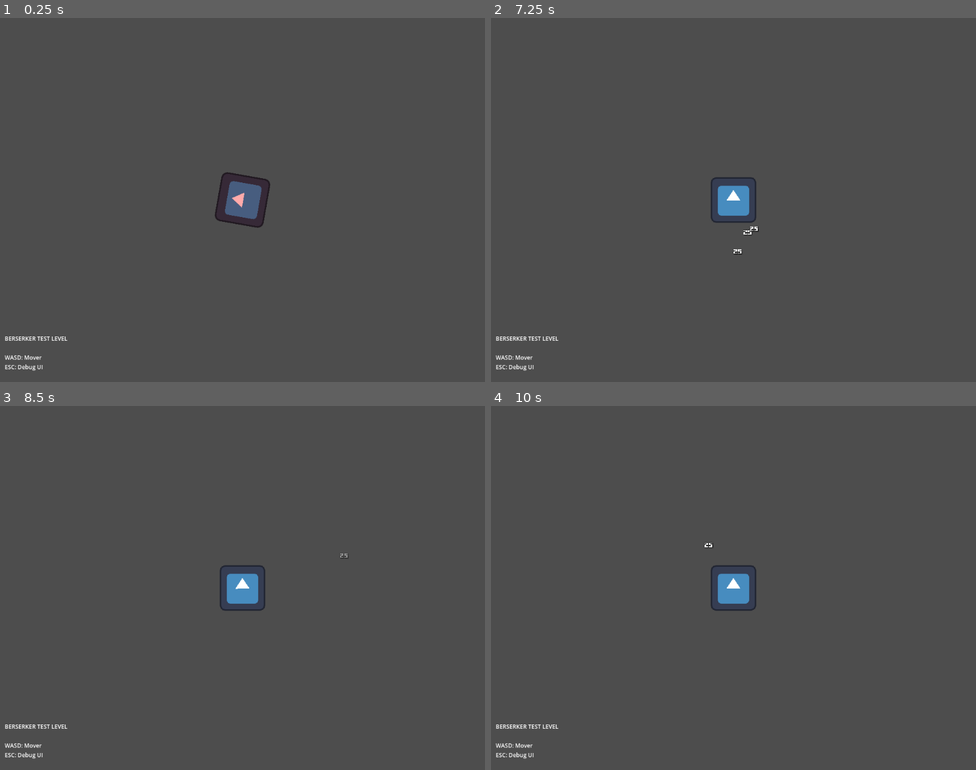
Above: before the commit, frames 1-4 (two rows, left to right).
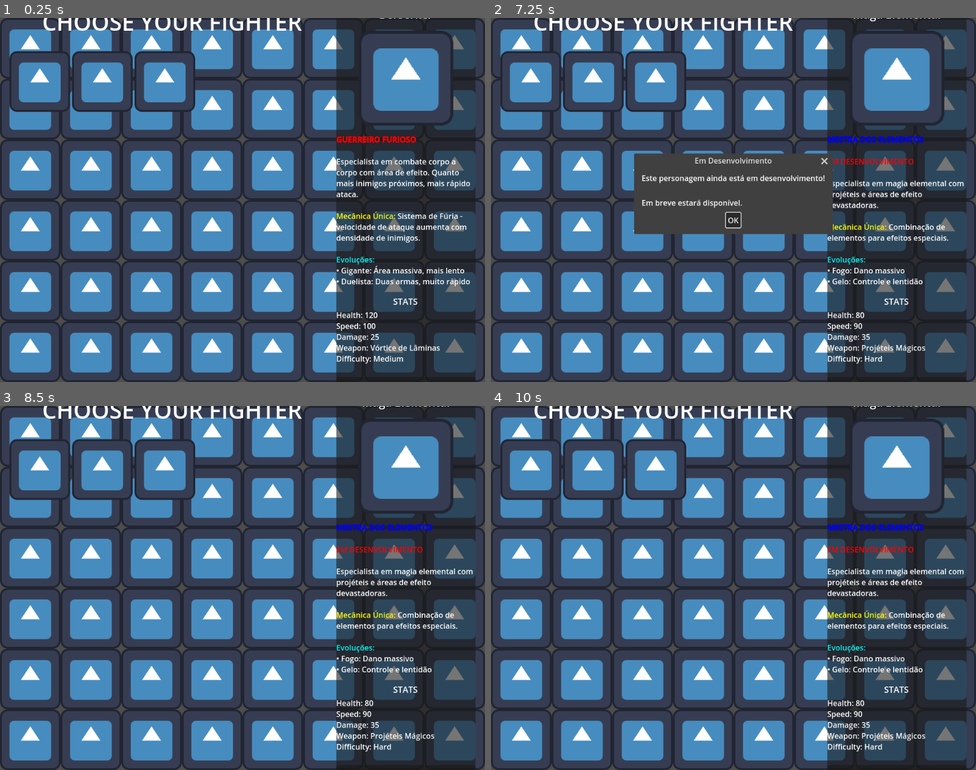
Above: after the commit, the same moments.

Repository: WILL-JKI/SurvivorLike
Game: Godot game, scene res://UI/CharacterSelection.tscn
Two runs of this game, one before a commit and one after it. Both use one fixed random seed, a clock stepped at 60 frames per second and the inputs below. Before the commit the project starts from res://levels/Debug/BerserkerTestLevel.tscn. The engine's default icon, where the game draws it, is replaced by a stand-in: a white triangle on a blue panel in a dark square.
Inputs (mouse positions are in pixels of both pictures, inside the frame that each line leads up to):
- Up to frame 1 (0.25 s): no input
- Up to frame 2 (7.25 s): click (529, 79) at 0.52 s; click (592, 79) at 1.27 s; click (655, 79) at 2.02 s; tap Enter (ui_accept) at 2.75, 3.6, 3.77, 4.07, 6.6, 6.77, 7.07 s; move the mouse to (840, 181) at 2.77 s; hold D (move_right) 2.78-3.53 s; hold Enter (ui_accept) 2.78-3.53 s; move the mouse to (636, 218) at 3.52 s; hold S (move_down) 3.53-4.25 s; click (733, 221) at 4.25 s, where only the run after the commit has a clickable "OK"; move the mouse to (782, 119) at 5.02 s; hold D (move_right) 5.03-5.75 s; hold Enter (ui_accept) 5.03-5.75 s; click (733, 221) at 5.75 s, where only the run after the commit has a clickable "OK"; move the mouse to (709, 272) at 6.52 s; hold W (move_up) from 6.53 s (still down)
- Up to frame 3 (8.5 s): move the mouse to (388, 642) at 7.27 s; release W (move_up) at 7.28 s; hold Enter (ui_accept) 7.28-8.03 s; hold A (move_left) from 7.28 s (still down); tap Escape (ui_cancel) at 7.9 s; move the mouse to (97, 533) at 8.02 s; tap Enter (ui_accept) at 8.1, 8.27 s
- Up to frame 4 (10 s): tap Enter (ui_accept) at 8.57, 9.6, 9.77 s; move the mouse to (757, 588) at 8.77 s; release A (move_left) at 8.78 s; hold S (move_down) 8.78-9.53 s; hold Enter (ui_accept) 8.78-9.53 s; move the mouse to (660, 497) at 9.52 s; hold D (move_right) from 9.53 s (still down)

The runs differ from the first frame. In frame 1, 68% of the frame differs, in the area x 0-100%, y 0-100%; in frame 2, 63%; in frame 3, 68%; in frame 4, 68%.

Commit message:
feat: implementar sistema completo de seleção de personagens
SISTEMA DE SELEÇÃO IMPLEMENTADO:

🎮 CharacterResource.gd:
- Resource base para definir personagens
- Stats, descrições, caminhos de cena
- Função get_stats_text() para exibição

🎯 GameManager.gd (Singleton):
- Gerencia personagem selecionado globalmente
- Controla transição entre cenas
- Sistema de estatísticas de sessão
- Função start_game() inteligente por personagem

🖼️ CharacterSelect.gd:
- Grid automático de personagens (estilo Smash Bros)
- Painel de informações dinâmico
- Bordas de foco/seleção estilizadas
- Navegação por mouse e teclado
- Personagens padrão criados automaticamente

🎨 CharacterSelection.tscn:
- Layout responsivo (70% grid, 30% info)
- Título estilizado 'CHOOSE YOUR FIGHTER'
- Painel de informações completo
- Botão START com validação

📋 Recursos Incluídos:
- Berserker: Implementado e funcional
- Rat King: Implementado e funcional
- Maga: Placeholder para desenvolvimento

🔧 Configuração:
- GameManager adicionado como AutoLoad
- Main scene configurada para CharacterSelection
- Guia de criação de Resources incluído

O sistema está pronto para uso e expansão!

Diff:
--- /dev/null
+++ b/UI/CharacterSelect.gd
@@ -0,0 +1,244 @@
+extends Control
+class_name CharacterSelect
+
+# Array de personagens disponíveis
+@export var available_characters: Array[CharacterResource] = []
+
+# Referências dos nós
+@onready var character_grid: GridContainer = $MainLayout/LeftColumn/GridContainer
+@onready var character_name_label: Label = $MainLayout/RightInfoPanel/VBoxContainer/CharacterName
+@onready var big_portrait: TextureRect = $MainLayout/RightInfoPanel/VBoxContainer/BigPortrait
+@onready var description_label: RichTextLabel = $MainLayout/RightInfoPanel/VBoxContainer/Description
+@onready var stats_label: RichTextLabel = $MainLayout/RightInfoPanel/VBoxContainer/Stats/StatsText
+@onready var start_button: Button = $MainLayout/RightInfoPanel/VBoxContainer/StartButton
+
+# Personagem atualmente selecionado
+var current_character: CharacterResource = null
+var character_buttons: Array[TextureButton] = []
+
+func _ready():
+	print("CharacterSelect: Inicializando tela de seleção")
+
+	# Configurar grid
+	character_grid.columns = 3  # 3 colunas para os personagens
+
+	# Conectar sinal do botão start
+	start_button.pressed.connect(_on_start_button_pressed)
+	start_button.disabled = true  # Desabilitado até selecionar personagem
+
+	# Criar personagens padrão se array estiver vazio
+	if available_characters.is_empty():
+		create_default_characters()
+
+	# Popular grid com personagens
+	populate_character_grid()
+
+	# Selecionar primeiro personagem por padrão
+	if available_characters.size() > 0:
+		select_character(available_characters[0])
+
+func create_default_characters():
+	# Criar recursos padrão dos personagens
+	print("CharacterSelect: Criando personagens padrão")
+
+	# Berserker
+	var berserker = CharacterResource.new()
+	berserker.character_name = "Berserker"
+	berserker.character_id = "berserker"
+	berserker.description = "[color=red][b]GUERREIRO FURIOSO[/b][/color]\n\nEspecialista em combate corpo a corpo com área de efeito. Quanto mais inimigos próximos, mais rápido ataca.\n\n[color=yellow]Mecânica Única:[/color] Sistema de Fúria - velocidade de ataque aumenta com densidade de inimigos.\n\n[color=cyan]Evoluções:[/color]\n• Gigante: Área massiva, mais lento\n• Duelista: Duas armas, muito rápido"
+	berserker.player_scene_path = "res://Characters/Berserker/BerserkerPlayer.tscn"
+	berserker.base_health = 120.0
+	berserker.base_speed = 100.0
+	berserker.base_damage = 25.0
+	berserker.weapon_type = "Vórtice de Lâminas"
+	berserker.character_class = "Melee DPS"
+	berserker.difficulty = "Medium"
+	berserker.special_ability = "Fúria Crescente"
+	berserker.portrait_texture = preload("res://icon.svg")  # Placeholder
+	berserker.big_portrait_texture = preload("res://icon.svg")  # Placeholder
+
+	# Rei dos Ratos
+	var rat_king = CharacterResource.new()
+	rat_king.character_name = "Rei dos Ratos"
+	rat_king.character_id = "rat_king"
+	rat_king.description = "[color=purple][b]INVOCADOR SOMBRIO[/b][/color]\n\nComanda uma horda de ratos minions que lutam por você. Estratégia baseada em números e controle.\n\n[color=yellow]Mecânica Única:[/color] Invocação automática de minions com diferentes comportamentos.\n\n[color=cyan]Evoluções:[/color]\n• Enxame: Muitos ratos fracos\n• Fera: Poucos ratos gigantes"
+	rat_king.player_scene_path = "res://Characters/RatKing/RatKing.tscn"
+	rat_king.base_health = 100.0
+	rat_king.base_speed = 120.0
+	rat_king.base_damage = 10.0
+	rat_king.weapon_type = "Horda de Minions"
+	rat_king.character_class = "Summoner"
+	rat_king.difficulty = "Easy"
+	rat_king.special_ability = "Invocação Automática"
+	rat_king.portrait_texture = preload("res://icon.svg")  # Placeholder
+	rat_king.big_portrait_texture = preload("res://icon.svg")  # Placeholder
+
+	# Maga (placeholder para futuro)
+	var mage = CharacterResource.new()
+	mage.character_name = "Maga Elemental"
+	mage.character_id = "mage"
+	mage.description = "[color=blue][b]MESTRA DOS ELEMENTOS[/b][/color]\n\n[color=red]EM DESENVOLVIMENTO[/color]\n\nEspecialista em magia elemental com projéteis e áreas de efeito devastadoras.\n\n[color=yellow]Mecânica Única:[/color] Combinação de elementos para efeitos especiais.\n\n[color=cyan]Evoluções:[/color]\n• Fogo: Dano massivo\n• Gelo: Controle e lentidão"
+	mage.player_scene_path = ""  # Ainda não implementado
+	mage.base_health = 80.0
+	mage.base_speed = 90.0
+	mage.base_damage = 35.0
+	mage.weapon_type = "Projéteis Mágicos"
+	mage.character_class = "Ranged DPS"
+	mage.difficulty = "Hard"
+	mage.special_ability = "Combinação Elemental"
+	mage.portrait_texture = preload("res://icon.svg")  # Placeholder
+	mage.big_portrait_texture = preload("res://icon.svg")  # Placeholder
+
+	available_characters = [berserker, rat_king, mage]
+
+func populate_character_grid():
+	print("CharacterSelect: Populando grid com %d personagens" % available_characters.size())
+
+	# Limpar grid existente
+	for child in character_grid.get_children():
+		child.queue_free()
+
+	character_buttons.clear()
+
+	# Criar botão para cada personagem
+	for i in range(available_characters.size()):
+		var character = available_characters[i]
+		var button = create_character_button(character, i)
+		character_grid.add_child(button)
+		character_buttons.append(button)
+
+func create_character_button(character: CharacterResource, index: int) -> TextureButton:
+	var button = TextureButton.new()
+
+	# Configurar textura
+	button.texture_normal = character.portrait_texture
+	button.custom_minimum_size = Vector2(120, 120)
+	button.stretch_mode = TextureButton.STRETCH_KEEP_ASPECT_CENTERED
+
+	# Configurar estilo (borda de foco estilo Smash Bros)
+	var style_normal = StyleBoxFlat.new()
+	style_normal.bg_color = Color.TRANSPARENT
+	style_normal.border_width_left = 2
+	style_normal.border_width_right = 2
+	style_normal.border_width_top = 2
+	style_normal.border_width_bottom = 2
+	style_normal.border_color = Color.GRAY
+
+	var style_hover = StyleBoxFlat.new()
+	style_hover.bg_color = Color(1, 1, 1, 0.1)
+	style_hover.border_width_left = 3
+	style_hover.border_width_right = 3
+	style_hover.border_width_top = 3
+	style_hover.border_width_bottom = 3
+	style_hover.border_color = Color.YELLOW
+
+	var style_pressed = StyleBoxFlat.new()
+	style_pressed.bg_color = Color(1, 1, 0, 0.2)
+	style_pressed.border_width_left = 4
+	style_pressed.border_width_right = 4
+	style_pressed.border_width_top = 4
+	style_pressed.border_width_bottom = 4
+	style_pressed.border_color = Color.ORANGE
+
+	button.add_theme_stylebox_override("normal", style_normal)
+	button.add_theme_stylebox_override("hover", style_hover)
+	button.add_theme_stylebox_override("pressed", style_pressed)
+	button.add_theme_stylebox_override("focus", style_hover)
+
+	# Conectar sinais
+	button.pressed.connect(_on_character_button_pressed.bind(character))
+	button.mouse_entered.connect(_on_character_button_hover.bind(character))
+	button.focus_entered.connect(_on_character_button_hover.bind(character))
+
+	# Tooltip
+	button.tooltip_text = character.character_name
+
+	return button
+
+func _on_character_button_pressed(character: CharacterResource):
+	select_character(character)
+	print("CharacterSelect: Personagem selecionado - ", character.character_name)
+
+func _on_character_button_hover(character: CharacterResource):
+	update_info_panel(character)
+
+func select_character(character: CharacterResource):
+	current_character = character
+	update_info_panel(character)
+	start_button.disabled = false
+
+	# Atualizar estilo dos botões para mostrar seleção
+	update_button_selection()
+
+func update_button_selection():
+	for i in range(character_buttons.size()):
+		var button = character_buttons[i]
+		var character = available_characters[i]
+
+		if character == current_character:
+			# Estilo de selecionado
+			var style_selected = StyleBoxFlat.new()
+			style_selected.bg_color = Color(0, 1, 0, 0.3)
+			style_selected.border_width_left = 4
+			style_selected.border_width_right = 4
+			style_selected.border_width_top = 4
+			style_selected.border_width_bottom = 4
+			style_selected.border_color = Color.GREEN
+			button.add_theme_stylebox_override("normal", style_selected)
+		else:
+			# Estilo normal
+			var style_normal = StyleBoxFlat.new()
+			style_normal.bg_color = Color.TRANSPARENT
+			style_normal.border_width_left = 2
+			style_normal.border_width_right = 2
+			style_normal.border_width_top = 2
+			style_normal.border_width_bottom = 2
+			style_normal.border_color = Color.GRAY
+			button.add_theme_stylebox_override("normal", style_normal)
+
+func update_info_panel(character: CharacterResource):
+	if not character:
+		return
+
+	# Atualizar informações do painel
+	character_name_label.text = character.character_name
+	big_portrait.texture = character.big_portrait_texture
+	description_label.text = character.description
+	stats_label.text = character.get_stats_text()
+
+	print("CharacterSelect: Painel atualizado para ", character.character_name)
+
+func _on_start_button_pressed():
+	if not current_character:
+		print("CharacterSelect: ERRO - Nenhum personagem selecionado!")
+		return
+
+	# Verificar se personagem está implementado
+	if current_character.player_scene_path.is_empty():
+		print("CharacterSelect: Personagem ainda não implementado!")
+		# Mostrar mensagem de "Em desenvolvimento"
+		show_development_message()
+		return
+
+	# Salvar seleção no GameManager
+	GameManager.select_character(current_character)
+
+	# Iniciar jogo
+	GameManager.start_game()
+
+func show_development_message():
+	# Criar popup simples para personagens não implementados
+	var popup = AcceptDialog.new()
+	popup.dialog_text = "Este personagem ainda está em desenvolvimento!\n\nEm breve estará disponível."
+	popup.title = "Em Desenvolvimento"
+	add_child(popup)
+	popup.popup_centered()
+	popup.confirmed.connect(popup.queue_free)
+
+# Input handling para navegação com teclado
+func _input(event):
+	if event.is_action_pressed("ui_accept") and current_character:
+		_on_start_button_pressed()
+	elif event.is_action_pressed("ui_cancel"):
+		# Voltar ao menu principal (se existir)
+		get_tree().quit()
--- /dev/null
+++ b/UI/CharacterSelection.tscn
@@ -0,0 +1,121 @@
+[gd_scene load_steps=3 format=3 uid="uid://character_selection"]
+
+[ext_resource type="Script" path="res://UI/CharacterSelect.gd" id="1"]
+[ext_resource type="Texture2D" uid="uid://bo81ugt0qja6s" path="res://icon.svg" id="2"]
+
+[node name="CharacterSelection" type="Control"]
+layout_mode = 3
+anchors_preset = 15
+anchor_right = 1.0
+anchor_bottom = 1.0
+script = ExtResource("1")
+
+[node name="Background" type="TextureRect" parent="."]
+layout_mode = 1
+anchors_preset = 15
+anchor_right = 1.0
+anchor_bottom = 1.0
+texture = ExtResource("2")
+expand_mode = 1
+stretch_mode = 1
+
+[node name="MainLayout" type="HBoxContainer" parent="."]
+layout_mode = 1
+anchors_preset = 15
+anchor_right = 1.0
+anchor_bottom = 1.0
+offset_left = 20.0
+offset_top = 20.0
+offset_right = -20.0
+offset_bottom = -20.0
+
+[node name="LeftColumn" type="VBoxContainer" parent="MainLayout"]
+layout_mode = 2
+size_flags_horizontal = 3
+size_flags_stretch_ratio = 0.7
+
+[node name="Title" type="Label" parent="MainLayout/LeftColumn"]
+layout_mode = 2
+theme_override_font_sizes/font_size = 48
+text = "CHOOSE YOUR FIGHTER"
+horizontal_alignment = 1
+
+[node name="Spacer" type="Control" parent="MainLayout/LeftColumn"]
+layout_mode = 2
+custom_minimum_size = Vector2(0, 20)
+
+[node name="GridContainer" type="GridContainer" parent="MainLayout/LeftColumn"]
+layout_mode = 2
+size_flags_vertical = 3
+columns = 3
+
+[node name="RightInfoPanel" type="PanelContainer" parent="MainLayout"]
+layout_mode = 2
+size_flags_horizontal = 3
+size_flags_stretch_ratio = 0.3
+
+[node name="VBoxContainer" type="VBoxContainer" parent="MainLayout/RightInfoPanel"]
+layout_mode = 2
+
+[node name="CharacterName" type="Label" parent="MainLayout/RightInfoPanel/VBoxContainer"]
+layout_mode = 2
+theme_override_font_sizes/font_size = 24
+text = "Selecione um Personagem"
+horizontal_alignment = 1
+
+[node name="Spacer" type="Control" parent="MainLayout/RightInfoPanel/VBoxContainer"]
+layout_mode = 2
+custom_minimum_size = Vector2(0, 10)
+
+[node name="BigPortrait" type="TextureRect" parent="MainLayout/RightInfoPanel/VBoxContainer"]
+layout_mode = 2
+custom_minimum_size = Vector2(200, 200)
+texture = ExtResource("2")
+expand_mode = 1
+stretch_mode = 5
+
+[node name="Spacer2" type="Control" parent="MainLayout/RightInfoPanel/VBoxContainer"]
+layout_mode = 2
+custom_minimum_size = Vector2(0, 10)
+
+[node name="Description" type="RichTextLabel" parent="MainLayout/RightInfoPanel/VBoxContainer"]
+layout_mode = 2
+size_flags_vertical = 3
+bbcode_enabled = true
+text = "Selecione um personagem para ver suas informações."
+fit_content = true
+scroll_active = false
+
+[node name="Spacer3" type="Control" parent="MainLayout/RightInfoPanel/VBoxContainer"]
+layout_mode = 2
+custom_minimum_size = Vector2(0, 10)
+
+[node name="Stats" type="VBoxContainer" parent="MainLayout/RightInfoPanel/VBoxContainer"]
+layout_mode = 2
+
+[node name="StatsTitle" type="Label" parent="MainLayout/RightInfoPanel/VBoxContainer/Stats"]
+layout_mode = 2
+theme_override_font_sizes/font_size = 18
+text = "STATS"
+horizontal_alignment = 1
+
+[node name="StatsText" type="RichTextLabel" parent="MainLayout/RightInfoPanel/VBoxContainer/Stats"]
+layout_mode = 2
+custom_minimum_size = Vector2(0, 100)
+bbcode_enabled = true
+text = "Health: --
+Speed: --
+Damage: --
+Weapon: --"
+fit_content = true
+scroll_active = false
+
+[node name="Spacer4" type="Control" parent="MainLayout/RightInfoPanel/VBoxContainer"]
+layout_mode = 2
+custom_minimum_size = Vector2(0, 20)
+
+[node name="StartButton" type="Button" parent="MainLayout/RightInfoPanel/VBoxContainer"]
+layout_mode = 2
+theme_override_font_sizes/font_size = 20
+text = "START GAME"
+disabled = true
--- /dev/null
+++ b/_Core/CharacterResource.gd
@@ -0,0 +1,34 @@
+extends Resource
+class_name CharacterResource
+
+# Resource base para definir personagens selecionáveis
+
+@export var character_name: String = ""
+@export var character_id: String = ""
+@export var portrait_texture: Texture2D
+@export var big_portrait_texture: Texture2D
+@export var description: String = ""
+@export var player_scene_path: String = ""
+
+# Stats iniciais para exibição
+@export_group("Base Stats")
+@export var base_health: float = 100.0
+@export var base_speed: float = 100.0
+@export var base_damage: float = 20.0
+@export var weapon_type: String = ""
+
+# Informações adicionais
+@export_group("Character Info")
+@export var character_class: String = ""
+@export var difficulty: String = "Medium"
+@export var special_ability: String = ""
+
+func get_stats_text() -> String:
+	var stats = []
+	stats.append("Health: %.0f" % base_health)
+	stats.append("Speed: %.0f" % base_speed)
+	stats.append("Damage: %.0f" % base_damage)
+	stats.append("Weapon: %s" % weapon_type)
+	stats.append("Difficulty: %s" % difficulty)
+
+	return "\n".join(stats)
--- /dev/null
+++ b/_Core/GameManager.gd
@@ -0,0 +1,79 @@
+extends Node
+# Singleton para gerenciar estado global do jogo
+
+# Personagem selecionado
+var selected_character: CharacterResource = null
+
+# Configurações de jogo
+var current_level: String = ""
+var game_paused: bool = false
+
+# Estatísticas da sessão
+var session_stats: Dictionary = {
+	"enemies_killed": 0,
+	"xp_gained": 0,
+	"time_played": 0.0,
+	"level_reached": 1
+}
+
+func _ready():
+	print("GameManager: Sistema inicializado")
+
+# Função para selecionar personagem
+func select_character(character: CharacterResource):
+	selected_character = character
+	print("GameManager: Personagem selecionado - ", character.character_name)
+
+# Função para iniciar jogo com personagem selecionado
+func start_game(level_scene: String = ""):
+	if not selected_character:
+		print("GameManager: ERRO - Nenhum personagem selecionado!")
+		return false
+
+	# Definir cena do level
+	if level_scene.is_empty():
+		# Usar level padrão baseado no personagem
+		match selected_character.character_id:
+			"berserker":
+				level_scene = "res://levels/Debug/BerserkerTestLevel.tscn"
+			"rat_king":
+				level_scene = "res://levels/Debug/DebugLevel.tscn"
+			_:
+				level_scene = "res://levels/Debug/DebugLevel.tscn"
+
+	current_level = level_scene
+
+	# Resetar estatísticas da sessão
+	reset_session_stats()
+
+	# Mudar para a cena do jogo
+	get_tree().change_scene_to_file(level_scene)
+
+	print("GameManager: Jogo iniciado com ", selected_character.character_name)
+	return true
+
+# Função para voltar ao menu de seleção
+func return_to_character_select():
+	get_tree().change_scene_to_file("res://UI/CharacterSelection.tscn")
+
+# Resetar estatísticas da sessão
+func reset_session_stats():
+	session_stats = {
+		"enemies_killed": 0,
+		"xp_gained": 0,
+		"time_played": 0.0,
+		"level_reached": 1
+	}
+
+# Atualizar estatísticas
+func add_enemy_killed():
+	session_stats.enemies_killed += 1
+
+func add_xp_gained(amount: int):
+	session_stats.xp_gained += amount
+
+func update_level_reached(level: int):
+	session_stats.level_reached = max(session_stats.level_reached, level)
+
+func update_time_played(delta: float):
+	session_stats.time_played += delta
--- a/levels/Debug/BerserkerTestLevel.tscn
+++ b/levels/Debug/BerserkerTestLevel.tscn
@@ -40,6 +40,7 @@
 offset_top = -100.0
 offset_right = 400.0
 offset_bottom = -10.0
+grow_vertical = 0
 theme_override_font_sizes/font_size = 12
 text = "BERSERKER TEST LEVEL
 
--- a/project.godot
+++ b/project.godot
@@ -11,7 +11,7 @@
 [application]
 
 config/name="survivorlike"
-run/main_scene="res://levels/Debug/BerserkerTestLevel.tscn"
+run/main_scene="res://UI/CharacterSelection.tscn"
 config/features=PackedStringArray("4.5", "Forward Plus")
 run/max_fps=144
 config/icon="res://icon.svg"
@@ -21,6 +21,7 @@
 NodeGroupCache="*res://_Core/NodeGroupCache.gd"
 FontManager="*res://_Core/FontManager.gd"
 DebugManager="*res://_Core/DebugManager.gd"
+GameManager="*res://_Core/GameManager.gd"
 
 [display]
 
Not shown, added: Characters/character_resources_example.md
